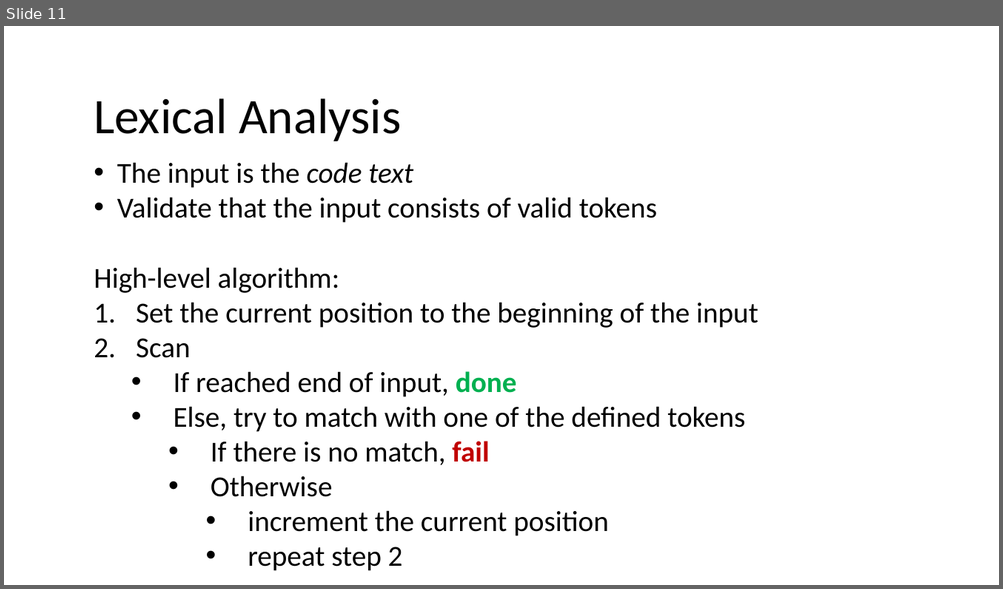
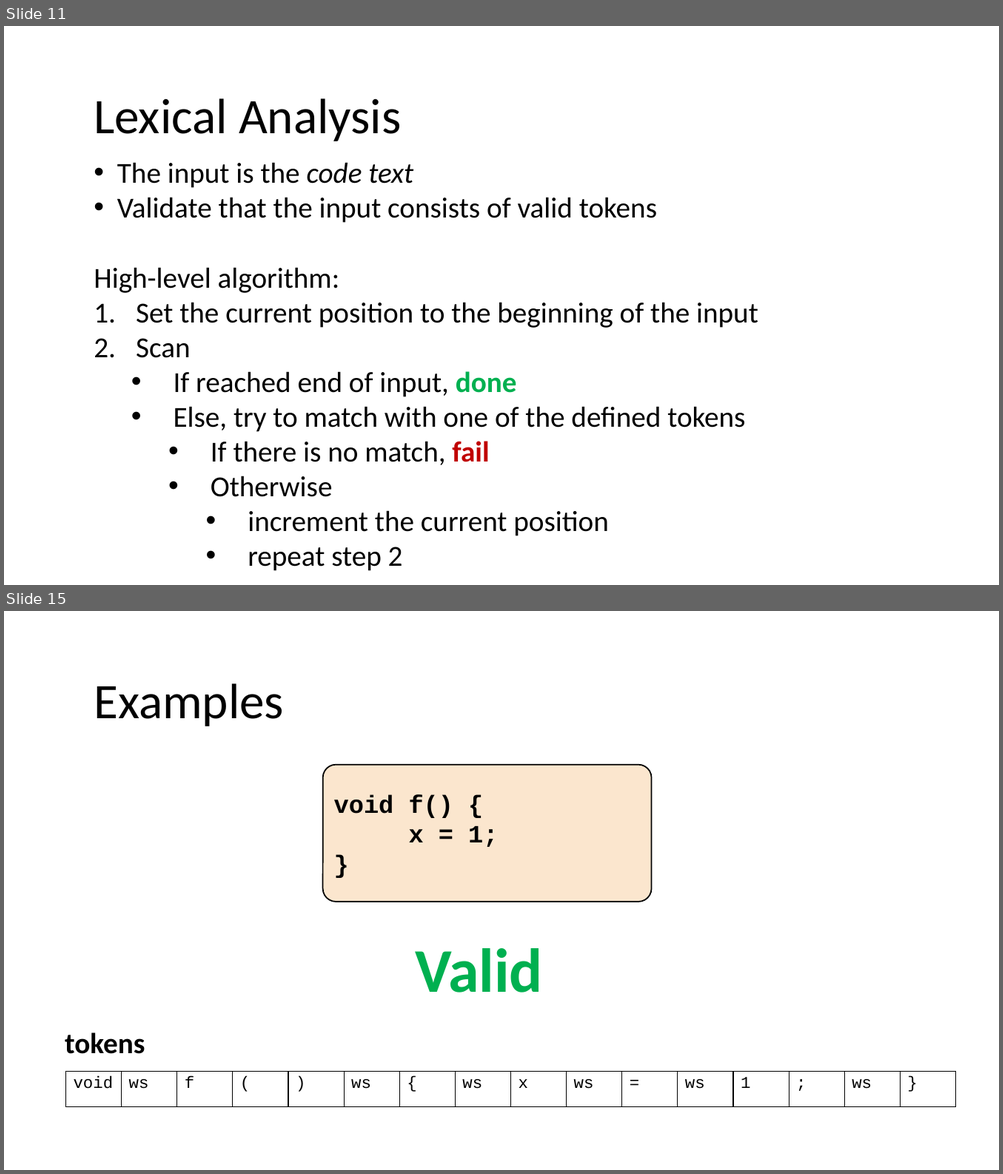
Before and after one commit to nivshani/compilation, a slide deck: new_slides/lexical_analysis.pptx. Shown one above the other, each under a label of ours: slide 11 before the commit, slides 11 and 15 after it; the slides between them are not shown. The pictures are 1003x589 and 1003x1174 pixels, drawn with LibreOffice and Linux fonts; fonts in the diff are those of the drawing. Boxes give left, top, right and bottom in pixels: in the first picture for what was removed or moved away, otherwise in the second. Text is boxed around its words. In the diff, an @@ line names an element or a change of style, - is before the commit and + after.

```diff
--- a/new_slides/lexical_analysis.pptx
+++ b/new_slides/lexical_analysis.pptx
@@ slide 15 added at (4, 611, 999, 1170), background #FFFFFF @@
@@ text added at (94, 684, 284, 726), 48 pt, text #000000 @@
+Examples
@@ rounded rectangle added at (323, 765, 651, 902), fill #FBE6CE, outline #000000 1.25 pt, 24 pt, text #000000, bold @@
+void f() {
+x = 1;
+}
@@ text added at (415, 948, 543, 993), 60 pt, text #00B050, bold @@
+Valid
@@ text added at (65, 1033, 145, 1054), 28 pt, text #000000, bold @@
+tokens
@@ table added at (66, 1071, 962, 1107), 1 rows, 16 columns @@
+void | ws | f | ( | ) | ws | { | ws | x | ws | = | ws | 1 | ; | ws | }
```
Also in this commit, not shown: 45 slides changed, 3 slides removed, 1 other file.
